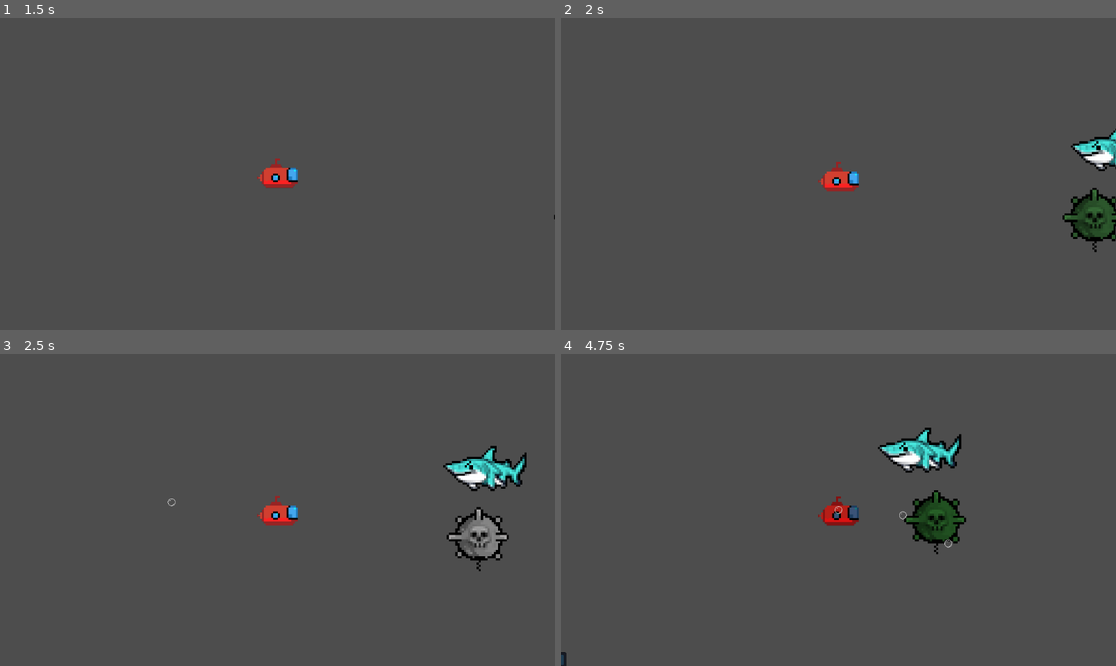
Above: before the commit, frames 1-4 (two rows, left to right).
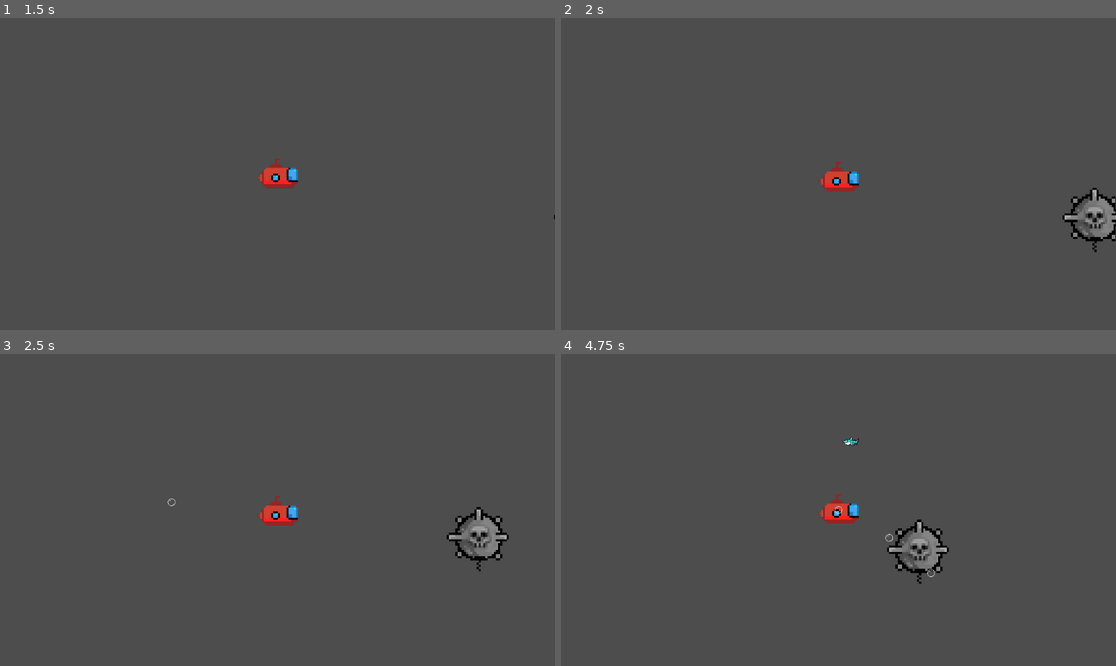
Above: after the commit, the same moments.

Repository: SStewart424/brackeys-game-jam-23
Game: Godot game, scene res://UI/StartScreen.tscn
The game is run twice, just before and just after one commit, with the same random seed, the same clock (stepped at 60 frames per second) and the same inputs. The engine's default icon, where the game draws it, is replaced by a stand-in: a white triangle on a blue panel in a dark square.
Inputs (mouse positions are in pixels of both pictures, inside the frame that each line leads up to):
- Up to frame 1 (1.5 s): click "Start" at 0.5 s; tap Enter at 1.25 s; move the mouse to (399, 158) at 1.27 s; hold D (move_right) from 1.28 s (still down); hold Space (sonar) from 1.28 s (still down)
- Up to frame 2 (2 s): keep holding D (move_right); keep holding Space (sonar)
- Up to frame 3 (2.5 s): move the mouse to (166, 525) at 2.02 s; release D (move_right) at 2.03 s; release Space (sonar) at 2.03 s; hold S (move_down) from 2.03 s (still down); click (166, 525) at 2.1 s; tap Space (sonar) at 2.3 s
- Up to frame 4 (4.75 s): move the mouse to (894, 441) at 2.77 s; release S (move_down) at 2.78 s; hold D (move_right) 2.78-3.53 s; hold Space (sonar) 2.78-3.53 s; move the mouse to (810, 572) at 3.52 s; hold W (move_up) 3.53-4.28 s; tap Space (sonar) at 3.6, 4.55 s; move the mouse to (1005, 556) at 4.27 s; press the mouse at (1005, 556) at 4.28 s; hold Left (move_left) from 4.28 s (still down)

Frame 1 is identical in both runs. In frame 2, 1.4% of the frame differs, in the area x 90-100%, y 35-71%; in frame 3, 1.2%; in frame 4, 3.7%, in the area x 0-73%, y 23-100%.

Commit message:
enemy spawning

Diff:
--- a/Main.gd
+++ b/Main.gd
@@ -1,11 +1,29 @@
 extends Node2D
 
+var enemyScene = preload("res://Units/EnemyShark.tscn")
 
-# Called when the node enters the scene tree for the first time.
+var spawn_interval = 3
+
 func _ready():
-    pass # Replace with function body.
+    $EnemySpawnTimer.set_wait_time(spawn_interval)
+    $EnemySpawnTimer.start()
 
+func spawn_enemy():
+    var player_pos = $Player.global_position
+    var spawn_radius = 400
+    var angle = randf_range(0, 360)
 
-# Called every frame. 'delta' is the elapsed time since the previous frame.
-func _process(delta):
-    pass
+    # Convert angle to radians
+    var radians = deg_to_rad(angle)
+
+    # Calculate spawn position
+    var spawn_x = player_pos.x + spawn_radius * cos(radians)
+    var spawn_y = player_pos.y + spawn_radius * sin(radians)
+
+    var enemy = enemyScene.instantiate()
+    add_child(enemy)
+    enemy.global_position = Vector2(spawn_x, spawn_y)
+
+func _on_enemy_spawn_timer_timeout():
+    print("spawner timedout")
+    spawn_enemy()
--- a/Main.tscn
+++ b/Main.tscn
@@ -1,10 +1,8 @@
-[gd_scene load_steps=6 format=3 uid="uid://oa08cq2rxqum"]
+[gd_scene load_steps=4 format=3 uid="uid://oa08cq2rxqum"]
 
 [ext_resource type="Script" path="res://Main.gd" id="1_c6s4m"]
 [ext_resource type="PackedScene" uid="uid://dw3706sdg2nel" path="res://Units/Player.tscn" id="1_odt7v"]
 [ext_resource type="PackedScene" uid="uid://bi30x8d1yotbd" path="res://Units/Mine.tscn" id="2_7te8d"]
-[ext_resource type="PackedScene" uid="uid://behiu4e5j6be4" path="res://Units/EnemyShark.tscn" id="3_v0qcx"]
-[ext_resource type="PackedScene" uid="uid://bwh133vw085xm" path="res://Weapons/Sonar.tscn" id="4_xk4r6"]
 
 [node name="Main" type="Node2D"]
 script = ExtResource("1_c6s4m")
@@ -17,11 +15,6 @@
 collision_layer = 1
 collision_mask = 1
 
-[node name="EnemyShark" parent="." instance=ExtResource("3_v0qcx")]
-position = Vector2(935, 160)
-scale = Vector2(1, 1)
+[node name="EnemySpawnTimer" type="Timer" parent="."]
 
-[node name="Sonar" parent="." instance=ExtResource("4_xk4r6")]
-position = Vector2(45, 603)
-
-[connection signal="sonar_activated" from="Sonar" to="Mine" method="_on_sonar_sonar_activated"]
+[connection signal="timeout" from="EnemySpawnTimer" to="." method="_on_enemy_spawn_timer_timeout"]
